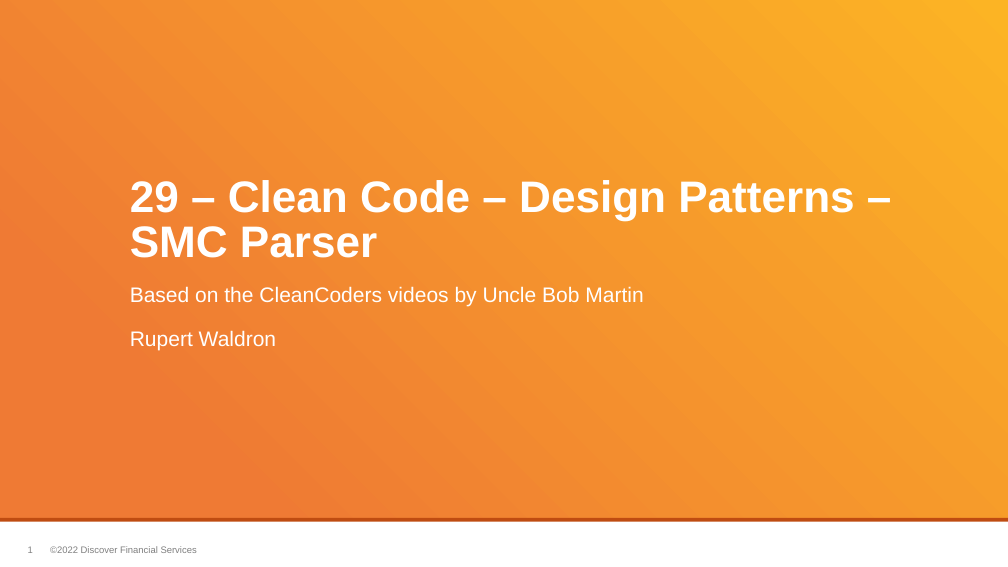
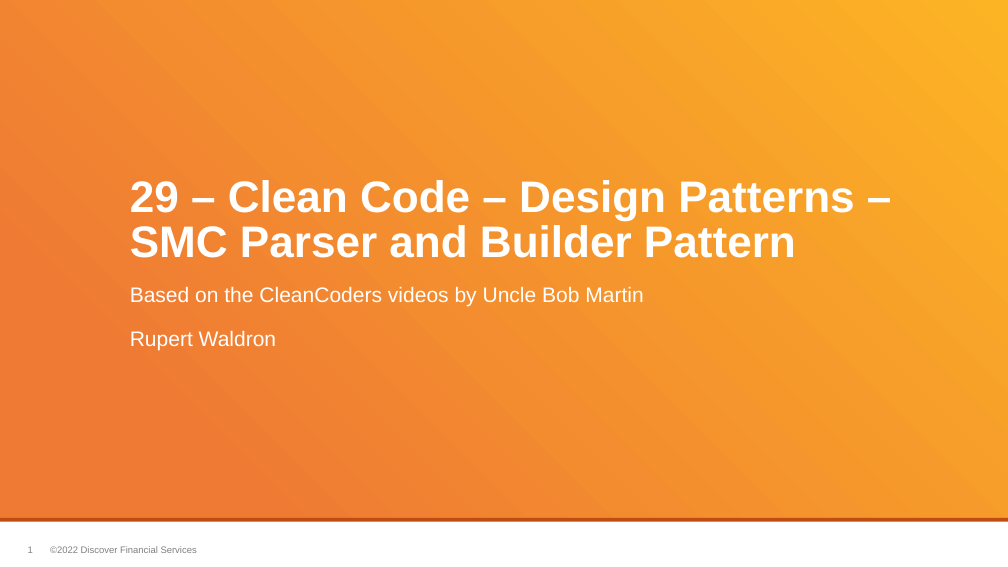
Before and after one commit to rupertwaldron/CleanCoders, a slide deck: slide 1 of Presentations/29- Clean Code - Design Patterns - SMC Parser.pptx. Drawn at 1008x567 pixels with LibreOffice and Linux fonts; fonts in the diff are those of the drawing; background and template pictures are left out. Boxes give left, top, right and bottom in pixels: in the first picture for what was removed or moved away, otherwise in the second. Text is boxed around its words. In the diff, an @@ line names an element or a change of style, - is before the commit and + after.

Commit message:
Added episode 29 - Parser and Builders

```diff
--- a/Presentations/29- Clean Code - Design Patterns - SMC Parser.pptx
+++ b/Presentations/29- Clean Code - Design Patterns - SMC Parser.pptx
@@ title at (130, 180, 854, 258): text changed @@
-29 – Clean Code – Design Patterns – SMC Parser
+29 – Clean Code – Design Patterns – SMC Parser and Builder Pattern
```
Also in this commit, not shown: 1 other slide changed, 3 slides added, 1 slide removed, 4 other files.
